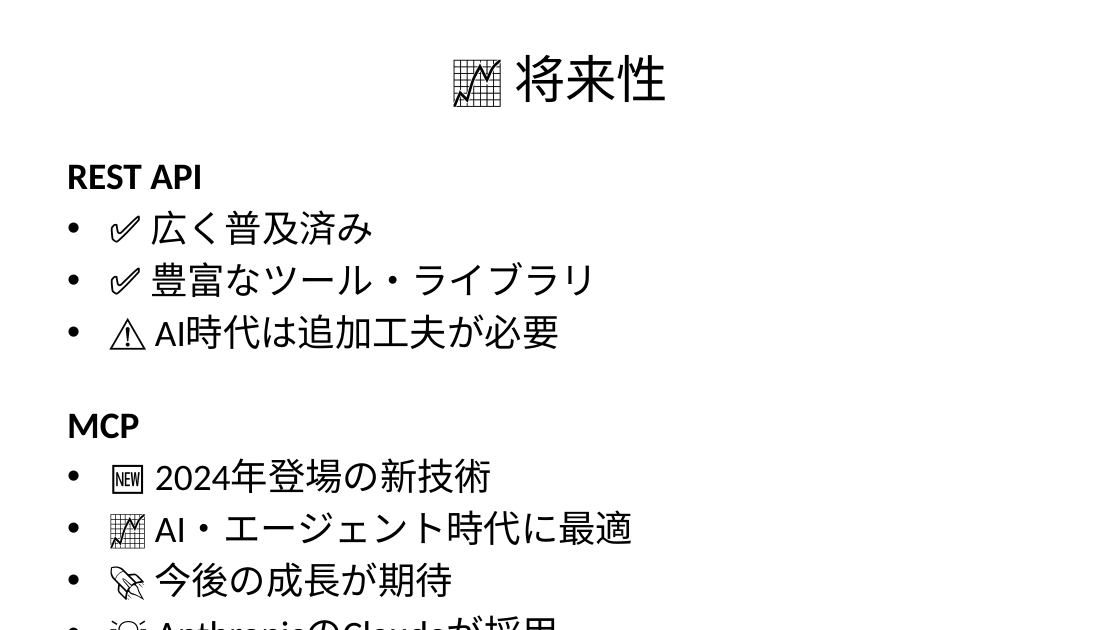
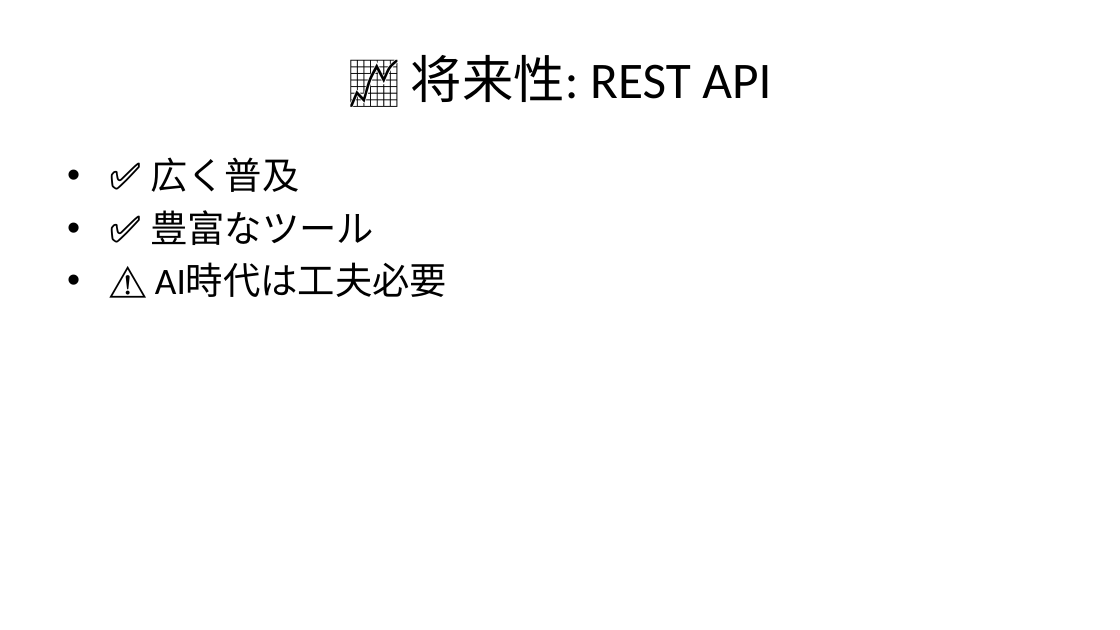
Before and after one commit to MasaoAsano/mcp-handson, a slide deck: slide 19 of chapter-01/quickguide.pptx (slide 17 before the commit). Drawn at 1120x630 pixels with LibreOffice and Linux fonts; fonts in the diff are those of the drawing. Boxes give left, top, right and bottom in pixels: in the first picture for what was removed or moved away, otherwise in the second. Text is boxed around its words. In the diff, an @@ line names an element or a change of style, - is before the commit and + after.

Commit message:
docs: Further simplify presentation text
- Reduce text per slide significantly
- Remove code blocks and technical details
- Shorten bullet points
- Split long content into more slides
- Ensure all text fits within slide boundaries

```diff
--- a/chapter-01/quickguide.pptx
+++ b/chapter-01/quickguide.pptx
@@ title at (411, 55, 771, 102): text changed @@
-📈 将来性
+📈 将来性: REST API
@@ text at (150, 157, 374, 245): text changed @@
-REST API
-• ✅ 広く普及済み
-• ✅ 豊富なツール・ライブラリ
-• ⚠️ AI時代は追加工夫が必要
-MCP
-• 🆕 2024年登場の新技術
-• 📈 AI・エージェント時代に最適
-• 🚀 今後の成長が期待
-• 💡 AnthropicのClaudeが採用
+• ✅ 広く普及
+• ✅ 豊富なツール
+• ⚠️ AI時代は工夫必要
```
Also in this commit, not shown: 25 other slides changed, 4 slides added, 1 slide removed, 1 other file.
